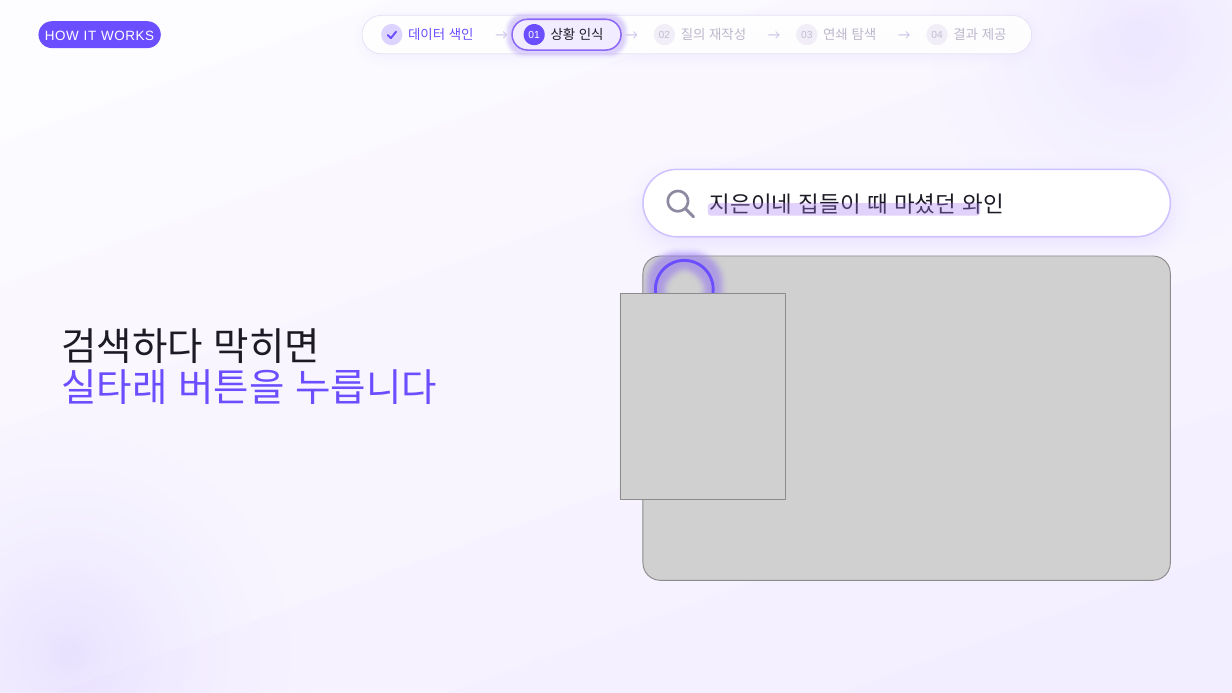
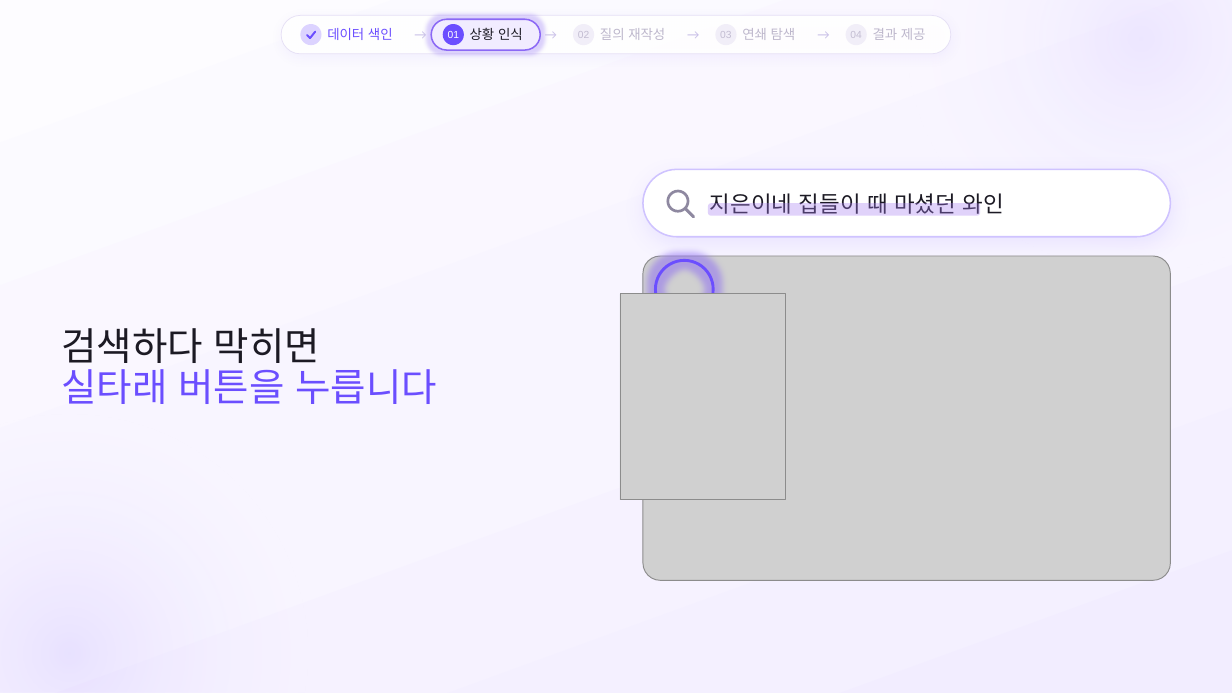
Before and after one commit to SB-Jo/t3, a slide deck: slide 11 of weave/결선준비/09_HowItWorks/HowItWorks_Argon.pptx. Drawn at 1232x693 pixels with LibreOffice and Linux fonts; fonts in the diff are those of the drawing; grey boxes stand for pictures. Boxes give left, top, right and bottom in pixels: in the first picture for what was removed or moved away, otherwise in the second. Text is boxed around its words. In the diff, an @@ line names an element or a change of style, - is before the commit and + after.

```diff
--- a/weave/결선준비/09_HowItWorks/HowItWorks_Argon.pptx
+++ b/weave/결선준비/09_HowItWorks/HowItWorks_Argon.pptx
@@ rounded rectangle removed at [39, 21, 161, 48] @@
-HOW IT WORKS
@@ 9 texts, 2 rounded rectangles, 2 ellipses: place and size @@
-9 texts, 2 rounded rectangles, 2 ellipses at [362, 16, 1032, 55]
+9 texts, 2 rounded rectangles, 2 ellipses at [281, 16, 951, 55]
@@ text "→": place and size @@
-text "→" at [894, 16, 915, 55]
+text "→" at [410, 16, 432, 55]
@@ ellipse: place and size @@
-ellipse at [927, 24, 948, 45]
+ellipse at [573, 24, 594, 45]
@@ text "→": place and size @@
-text "→" at [621, 16, 642, 55]
+text "→" at [683, 16, 704, 55]
@@ ellipse: place and size @@
-ellipse at [654, 24, 676, 45]
+ellipse at [715, 24, 737, 45]
@@ 2 texts, 1 ellipse: place and size @@
-2 texts, 1 ellipse at [491, 16, 818, 55]
+2 texts, 1 ellipse at [541, 16, 867, 55]
@@ freeform shape: place and size @@
-freeform shape at [391, 31, 396, 38]
+freeform shape at [307, 35, 310, 38]
@@ freeform shape: place and size @@
-freeform shape at [388, 35, 391, 38]
+freeform shape at [311, 31, 316, 38]
```
Also in this commit, not shown: 25 other slides changed, 9 other files.
